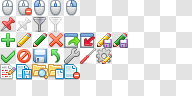
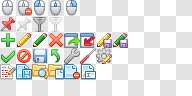
Layers edited between the first and the second (192, 96) image:
added group "rename file" with 5 layers above "grid" over <box>81,64,96,80</box>
added layer "bullet_textfield (FatCow) no shadow" in group "rename file" over <box>85,71,96,79</box>
added layer "page (fatCow) - shadow" in group "rename file" over <box>81,64,94,80</box>
